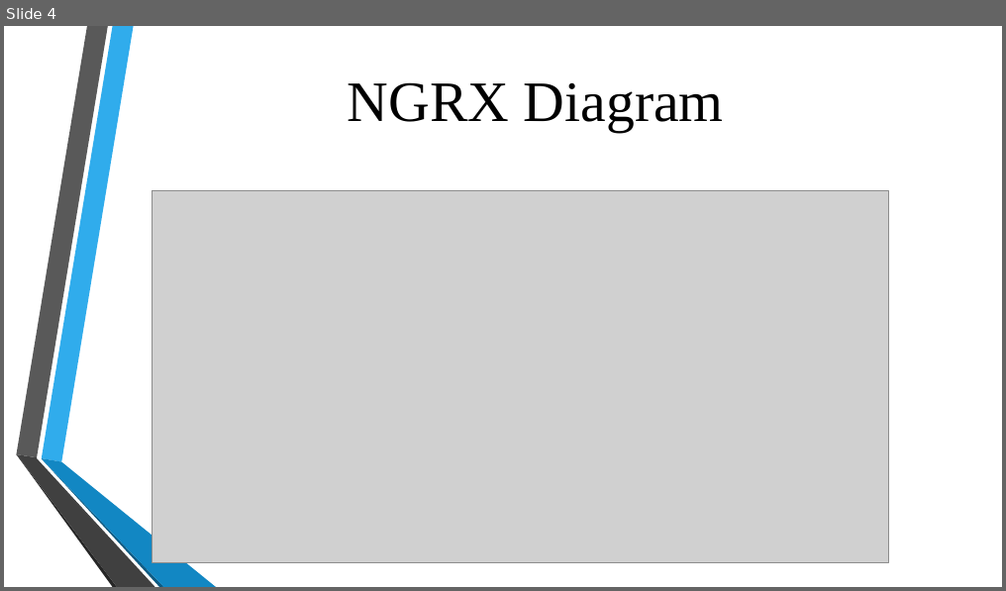
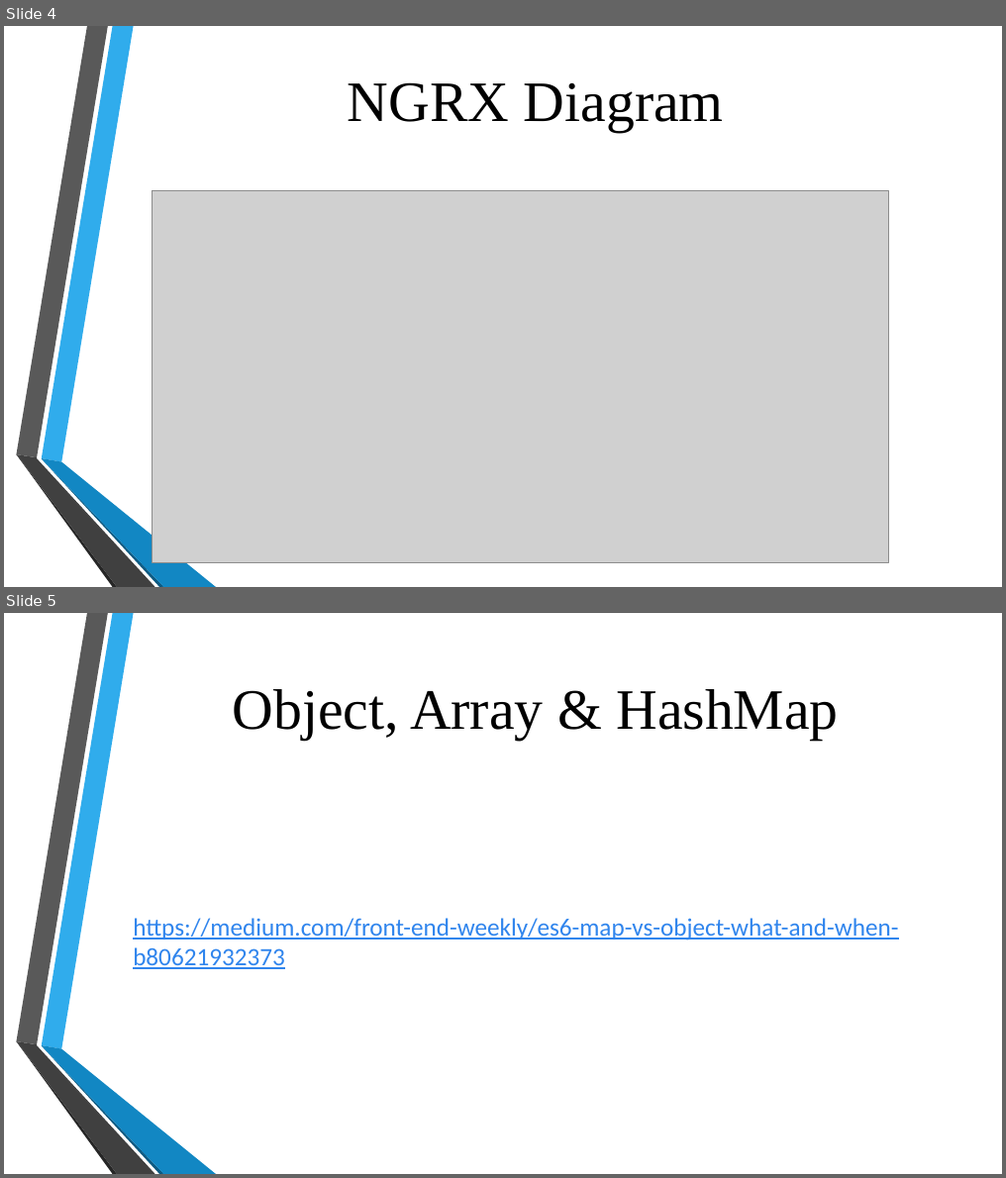
Before and after one commit to ngohungphuc/Presentation, a slide deck: NgRx/NGRX Part 2.pptx. Shown one above the other, each under a label of ours: slide 4 before the commit, slides 4 and 5 after it. The pictures are 1006x591 and 1006x1178 pixels, drawn with LibreOffice and Linux fonts; fonts in the diff are those of the drawing; grey boxes stand for pictures; background and template pictures are left out. Boxes give left, top, right and bottom in pixels: in the first picture for what was removed or moved away, otherwise in the second. Text is boxed around its words. In the diff, an @@ line names an element or a change of style, - is before the commit and + after.

```diff
--- a/NgRx/NGRX Part 2.pptx
+++ b/NgRx/NGRX Part 2.pptx
@@ slide 5 added at [4,613,1002,1174], background picture (left out); not listed: 6 template elements that a slide beside it also shows @@
@@ title added at [233,689,838,740], 55 pt, text #000000 @@
+Object, Array & HashMap
@@ text added at [133,918,898,969], 24 pt, text #3085ED, underline @@
+https://medium.com/front-end-weekly/es6-map-vs-object-what-and-when-b80621932373
```
Also in this commit, not shown: 1 slide changed, 1 other file.
